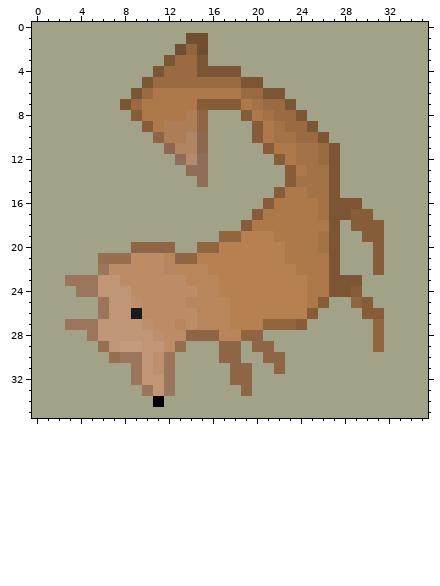
Two states of a pixel-art sprite, Images/backwards.png. Above is the file before it was changed.
The file is 36x36 pixels. Colours within 5 levels of each other are drawn and written as one.
Now the later version:
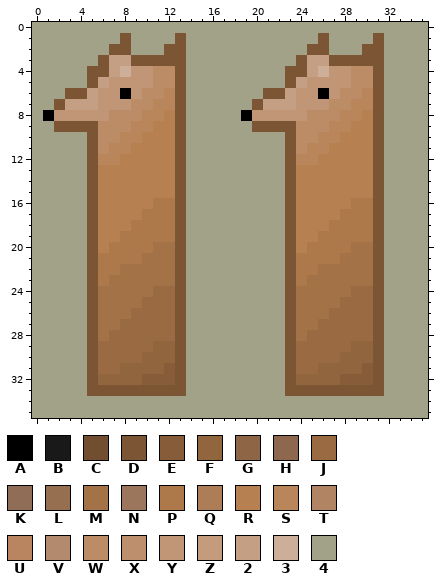
Palette (. is transparent): A #000000  B #191919  C #704e2f  D #7c5534  E #875c39  F #91653e  G #8e6645  H #8d684f  J #9a6b42  K #8f6d57  L #966e50  M #a37246  N #9b765d  P #ad794b  Q #ad7d58  R #b78050  S #b9855a  T #b18464  U #b98560  V #b48a6e  W #bc8c66  X #be8f6c  Y #c19677  Z #c59b7d  2 #c59f84  3 #cdae99  4 #a1a288
From old to new:
Changed rows in their new state; - is an unchanged pixel.
first column x 1:
 1 -------D----D44----------D----D
 2 ------DD---DD44---------DD---DD
 3 -----D22DDD-D44--------D22DDDDD
 4 ----DD23YYWWD44444----DD23YYWWD
 5 ----D2YYYYWWD4444444--D2YYYYWWD
 6 --DD2YYAYWWSD4444444--2YYAYWWSD
 7 -D222YYYWWSSD444444D222YYYWWSSD
 8 AYYYYYWWWSSRD44---AYYYYYWWWSSRD
 9 -DDDDWWWSSRRD44----DDDDWWWSSRRD
10 ----DWWSSRRRD44----444DWWSSRRRD
11 ----DWSSRRRRD44-----44DWSSRRRRD
12 ----DSSRRRRRD44------4DSSRRRRRD
13 ----DRRRRRRRD44-------DRRRRRRRD
14 ----DRRRRRRRD-4-------DRRRRRRRD
15 ----DRRRRRRRD--------4DRRRRRRRD
16 ----DRRRRRPPD-------44DRRRRRPPD
17 ----DRRRRPPPD------444DRRRRPPPD
18 ----DRRRPPPPD-----4444DRRRPPPPD
19 ----DRRPPPPPD---444444DRRPPPPPD
20 ----DRPPPPMMD-44444444DR-PPPMMD
21 ----DPPPPMMMD444444444D---PMMMD
22 ----DPPMMMMMD444444444D--MMMMMD
23 --44DPMMMMMMD444444444DPMMMMMMD
24 ---4DMMMMMJJD444444444DMMMMMJJD
25 ----DMMMMJJJD444444444DMMMMJJJD
26 ----DMMMJJJJD444444444DMMMJJJJD
27 --44DMMJJJJJD444444444DMMJJJJJD
28 ----DMJJJJJJD4444444--DMJJJJJJD
29 ----DJJJJJFFD---44-44-DJJJJJFFD
30 ----DJJJJFFFD---44--44DJJJJFFFD
31 ----DJJFFFFED----44--4DJJFFFFED
32 ----DFFFFEEED----44---DFFFFEEED
33 ----DDDDDDDDD-----4---DDDDDDDDD
34 ----------4--------------------
